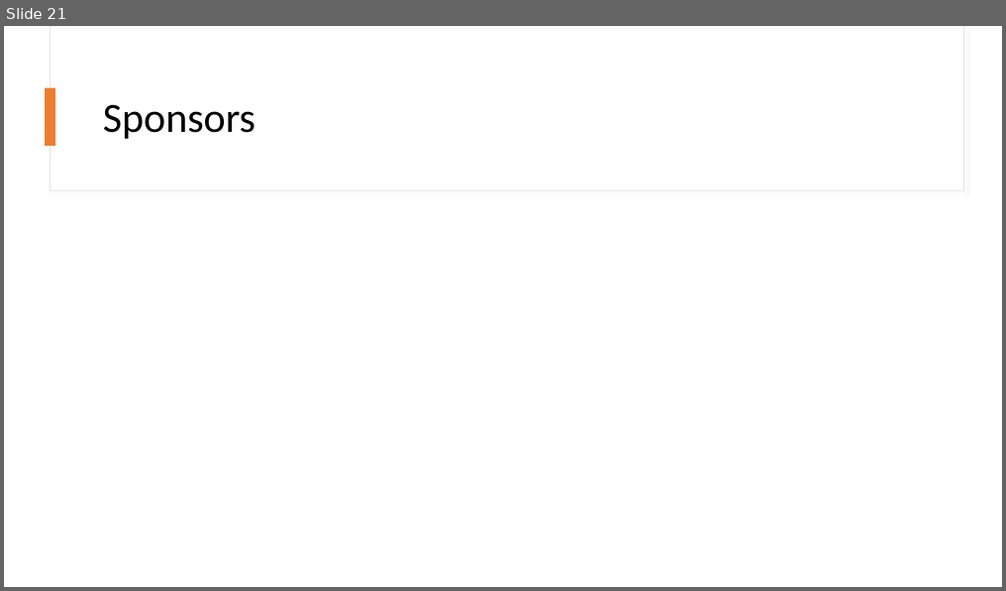
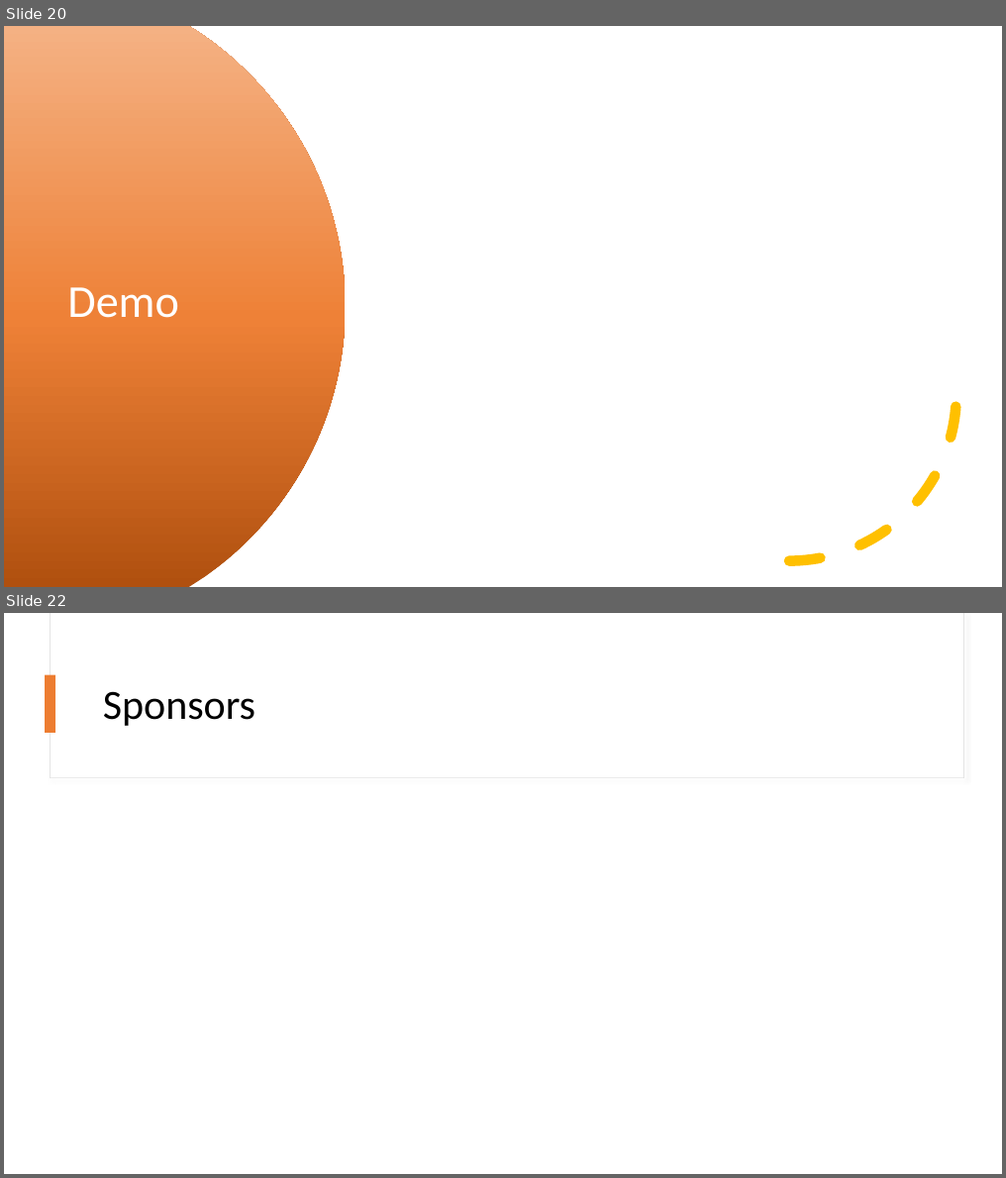
Before and after one commit to kevmoens/ThatConference2023, a slide deck: ThatConference2023.pptx. Shown one above the other, each under a label of ours: slide 21 before the commit, slides 20 and 22 after it; the slides between them are not shown. The pictures are 1006x591 and 1006x1178 pixels, drawn with LibreOffice and Linux fonts; fonts in the diff are those of the drawing; background and template pictures are left out. Boxes give left, top, right and bottom in pixels: in the first picture for what was removed or moved away, otherwise in the second. Text is boxed around its words. In the diff, an @@ line names an element or a change of style, - is before the commit and + after.

```diff
--- a/ThatConference2023.pptx
+++ b/ThatConference2023.pptx
@@ slide 20 added at (x1=4, y1=26, x2=1002, y2=587), background #FFFFFF @@
@@ freeform shape added at (x1=4, y1=26, x2=346, y2=587), fill gradient #B0500F to #EE8137 to #F4B183 @@
@@ arc (boxed as its full ellipse) added at (x1=623, y1=227, x2=957, y2=562), outline #FFC000 10 pt dashed @@
@@ title added at (x1=67, y1=287, x2=179, y2=318), 44 pt, text #FFFFFF @@
+Demo
@@ what was slide 21 is now slide 22 @@
```
Also in this commit, not shown: 1 slide changed.
